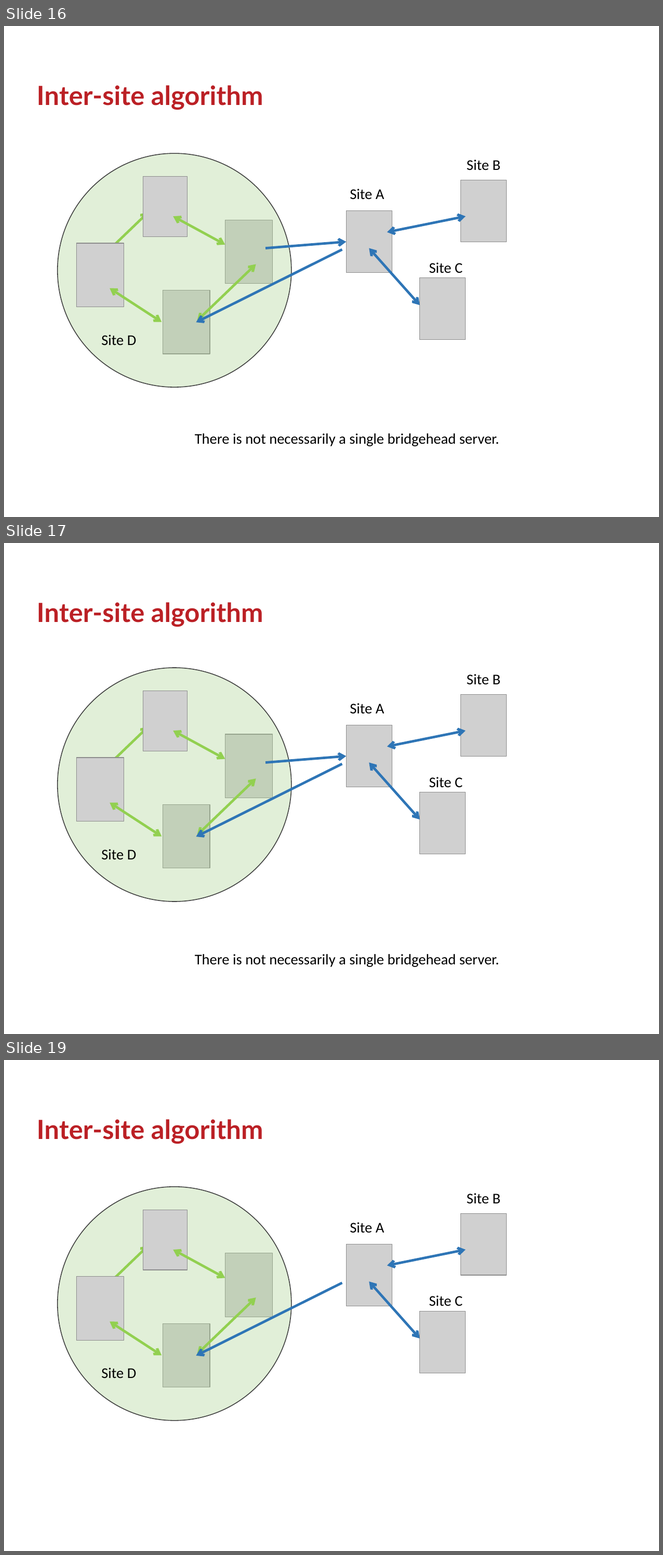
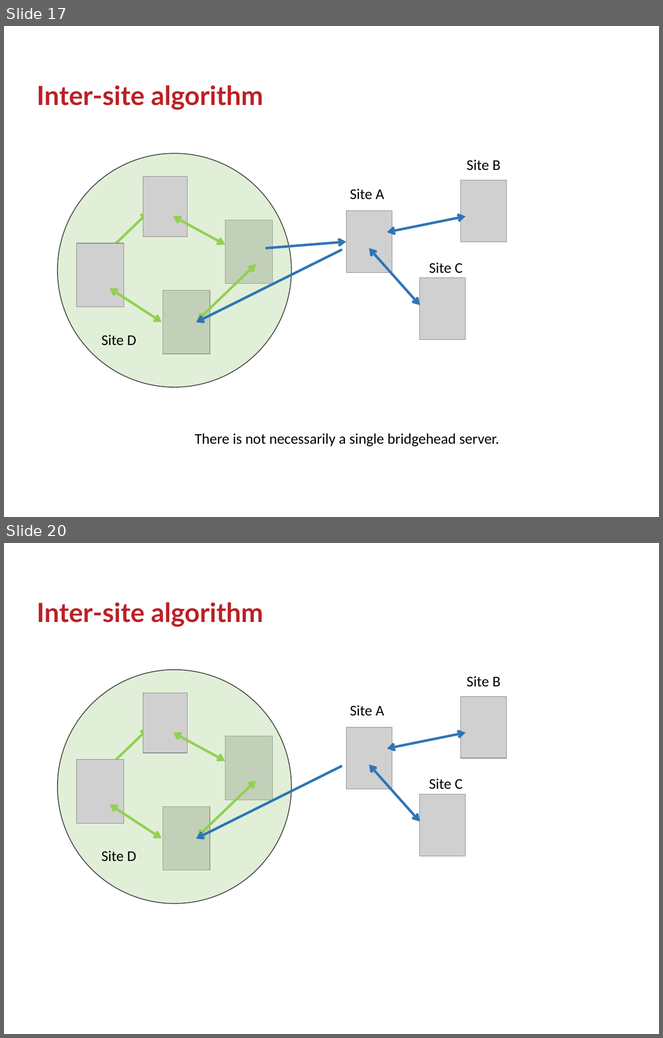
Before and after one commit to GSam/Slides, a slide deck: Samba KCC.pptx. Shown one above the other, each under a label of ours: slides 16, 17 and 19 before the commit, slides 17 and 20 after it; the slides between them are not shown. The pictures are 663x1555 and 663x1038 pixels, drawn with LibreOffice and Linux fonts; fonts in the diff are those of the drawing; grey boxes stand for pictures; background and template pictures are left out. Boxes give left, top, right and bottom in pixels: in the first picture for what was removed or moved away, otherwise in the second. Text is boxed around its words. In the diff, an @@ line names an element or a change of style, - is before the commit and + after.

```diff
--- a/Samba KCC.pptx
+++ b/Samba KCC.pptx
@@ slide 17 removed at (4,543,659,1034), background #FFFFFF @@
@@ title removed at (37,602,263,627) @@
-Inter-site algorithm
@@ freeform shape removed at (58,668,292,902) @@
@@ text removed at (467,674,501,685) @@
-Site B
@@ picture removed at (143,691,188,751) @@
@@ picture removed at (461,695,507,756) @@
@@ text removed at (350,703,385,714) @@
-Site A
@@ double arrow removed from (90, 783) to (149, 727) @@
@@ picture removed at (347,726,392,787) @@
@@ double arrow removed from (174, 731) to (225, 759) @@
@@ picture removed at (225,734,273,798) @@
@@ double arrow removed from (387, 747) to (466, 731) @@
@@ picture removed at (76,758,124,821) @@
@@ arrow removed from (266, 763) to (347, 756) @@
@@ arrow removed from (343, 764) to (196, 837) @@
@@ double arrow removed from (369, 763) to (420, 820) @@
@@ double arrow removed from (197, 836) to (256, 779) @@
@@ text removed at (429,777,463,788) @@
-Site C
@@ double arrow removed from (110, 803) to (162, 837) @@
@@ picture removed at (163,805,210,868) @@
@@ picture removed at (420,793,466,854) @@
@@ text removed at (101,849,137,860) @@
-Site D
@@ text removed at (195,954,500,967) @@
-There is not necessarily a single bridgehead server.
@@ what was slide 16 is now slide 17 @@
@@ what was slide 19 is now slide 20 @@
```
Also in this commit, not shown: 4 slides changed, 4 slides added, 1 other slide removed, 1 other file.
